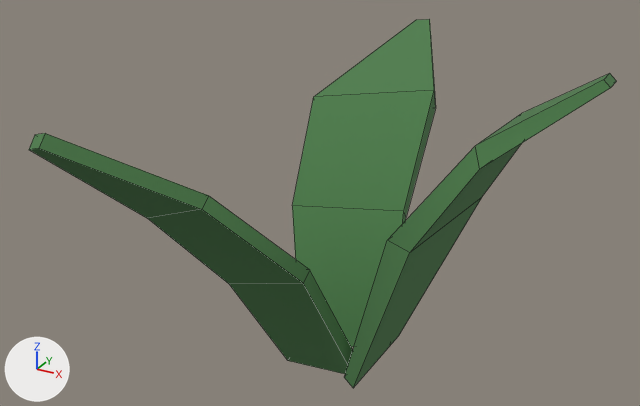
The FBX model Assets/Low Poly Simple Urban City 3D Asset Pack/Models/NadavProps/GrassSmall.fbx, before and after one commit.
Rendered twice from a camera (50 mm lens) standing at (0.55, -1.1, 0.804) and looking at (-0.093, 0.07, 0.22). Lighting does not change. The marker at lower left points along +X, +Y and +Z. Mesh edges are drawn as thin lines. Where no turn or scale is listed for an object, it has been applied to the vertices.

In view in the first picture: 'Grass1'.
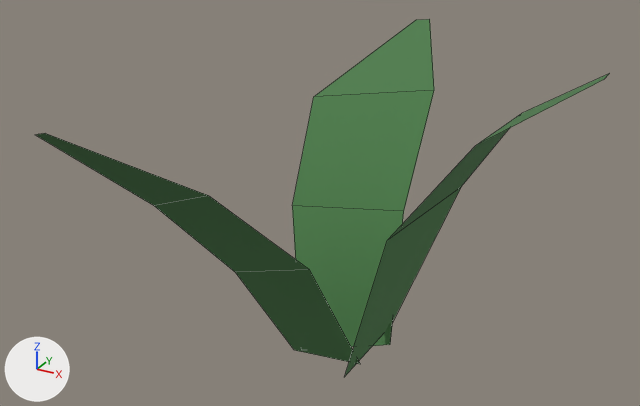
Edits to the bpy script that builds the scene:
```text
Change me_mesh:
    used by ob_grass1; location = (0.0, 0.0, 0.0)
    remove me_mesh.from_pydata(...)  # 48 vertices, 39 faces; spans x -0.289..0.356, y -0.358..0.653, z -0.037..0.509
    add me_mesh.from_pydata(...)  # 24 vertices, 9 faces; spans x -0.289..0.347, y -0.343..0.648, z -0.026..0.509
    me_mesh part 1
    24 vertices are removed from x -0.287..0.356, y -0.358..0.653, z -0.037..0.5
    30 faces are deleted
```

Where the change shows, as pixel boxes [x1, y1, x2, y2] in the pictures (640 x 406 px):
'Grass1', reshaped: before [29, 19, 616, 388]; after [36, 19, 610, 377]
part 1 of me_mesh, deleted (green): before [29, 44, 616, 388]
